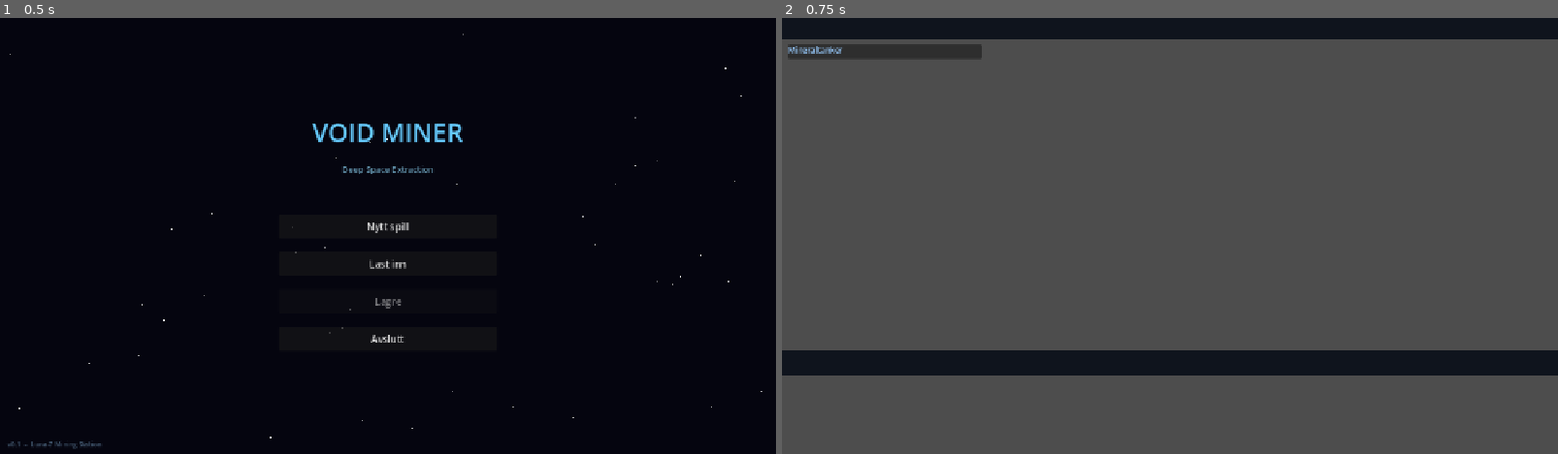
Above: before the commit, frames 1-2 (left to right).
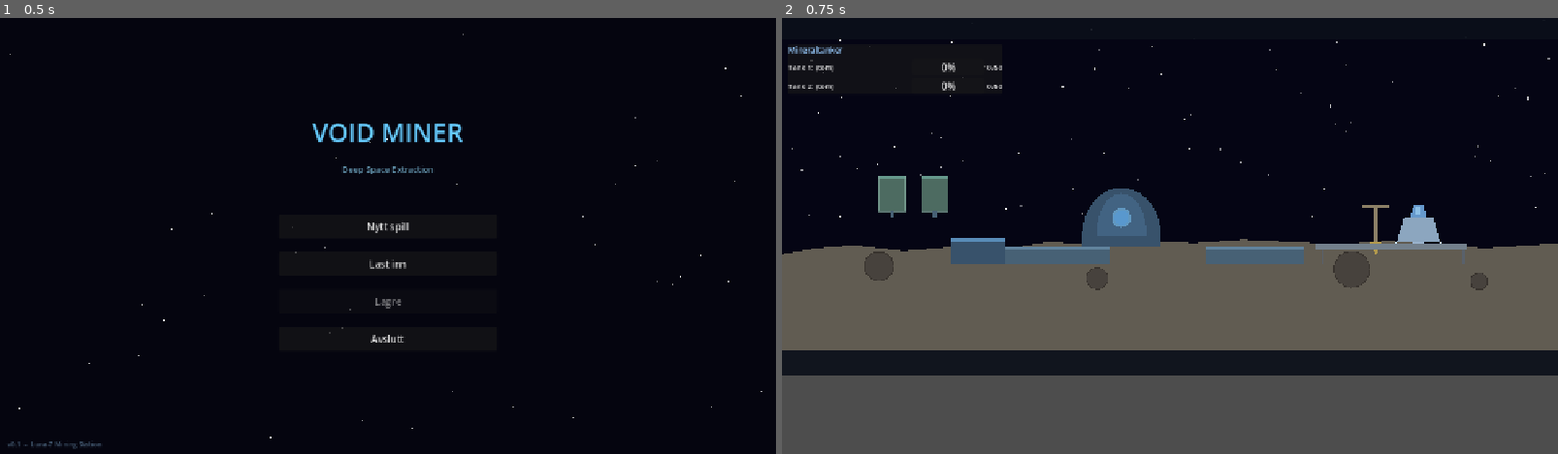
Above: after the commit, the same moments.

Repository: hansarne-lang/bruktbutikk
Game: Godot game, scene res://scenes/main_menu/MainMenu.tscn
Two runs of this game, one before a commit and one after it. Both use one fixed random seed, a clock stepped at 60 frames per second and the inputs below.
Inputs:
- Up to frame 1 (0.5 s): no input
- Up to frame 2 (0.75 s): click "Nytt spill" at 0.5 s

Frame 1 is identical in both runs. In frame 2, 49% of the frame differs, in the area x 0-100%, y 4-63%.
Error before the commit: Parse Error: Invalid argument for "draw_colored_polygon()" function: argument 2 should be "Color" but is "PackedColorArray". (res://scripts/base/Base.gd:228)

Commit message:
Fiks draw_colored_polygon: PackedColorArray -> Color

Diff:
--- a/scripts/base/Base.gd
+++ b/scripts/base/Base.gd
@@ -221,22 +221,22 @@
 	for i in steps + 1:
 		var angle := PI * float(i) / float(steps)
 		var pt    := Vector2(cx + cos(PI - angle) * w / 2,
-		                     base_y - 10 - sin(angle) * h)
+							 base_y - 10 - sin(angle) * h)
 		if i > 0:
 			draw_colored_polygon(
 				PackedVector2Array([Vector2(cx, base_y - 10), prev, pt]),
-				PackedColorArray([C_DOME]))
+				C_DOME)
 		prev = pt
 	# Kuppeloverlys (reflex)
 	prev = Vector2(cx - w * 0.32, base_y - 10)
 	for i in steps + 1:
 		var angle := PI * float(i) / float(steps)
 		var ptb   := Vector2(cx + cos(PI - angle) * w * 0.32,
-		                     base_y - 10 - sin(angle) * h * 0.88)
+							 base_y - 10 - sin(angle) * h * 0.88)
 		if i > 0:
 			draw_colored_polygon(
 				PackedVector2Array([Vector2(cx, base_y - 10), prev, ptb]),
-				PackedColorArray([Color(C_DOME_H.r, C_DOME_H.g, C_DOME_H.b, 0.30)]))
+				Color(C_DOME_H.r, C_DOME_H.g, C_DOME_H.b, 0.30))
 		prev = ptb
 	# Vindu i kupelen
 	draw_circle(Vector2(cx, base_y - h * 0.5), 16, Color(0.5, 0.8, 1.0, 0.5))
@@ -261,7 +261,7 @@
 			fill_col = Color.html(hex)
 			fill_col.a = 0.85
 		draw_rect(Rect2(x + 3, base_y - 3 - (th - 9) * fill,
-		               tw - 6, (th - 9) * fill), fill_col)
+					   tw - 6, (th - 9) * fill), fill_col)
 	# Ramme
 	draw_rect(Rect2(x, base_y - th, tw, th), Color(0.5, 0.65, 0.6, 0.7), false, 1.5)
 	# Roer ned
@@ -277,7 +277,7 @@
 			Vector2(x + 10, base_y),
 			Vector2(x, base_y + 22),
 		]),
-		PackedColorArray([Color(0.7, 0.6, 0.3)]))
+		Color(0.7, 0.6, 0.3))
 	# Support-arm
 	draw_rect(Rect2(x - 22, base_y - 62, 44, 6), C_DRILL)
 
@@ -290,7 +290,7 @@
 			Vector2(cx + 24, base_y),
 			Vector2(cx - 24, base_y),
 		]),
-		PackedColorArray([C_SHIP]))
+		C_SHIP)
 	# Cockpit
 	draw_colored_polygon(
 		PackedVector2Array([
@@ -299,7 +299,7 @@
 			Vector2(cx + 8,  base_y - 22),
 			Vector2(cx - 8,  base_y - 22),
 		]),
-		PackedColorArray([Color(0.4, 0.6, 0.8)]))
+		Color(0.4, 0.6, 0.8))
 	# Cockpit-refleks
 	draw_rect(Rect2(cx - 5, base_y - 18, 8, 12), Color(0.7, 0.9, 1.0, 0.5))
 	# Vingene
@@ -309,14 +309,14 @@
 			Vector2(cx - 58, base_y + 52),
 			Vector2(cx - 38, base_y + 52),
 		]),
-		PackedColorArray([C_SHIP_W]))
+		C_SHIP_W)
 	draw_colored_polygon(
 		PackedVector2Array([
 			Vector2(cx + 36, base_y + 40),
 			Vector2(cx + 58, base_y + 52),
 			Vector2(cx + 38, base_y + 52),
 		]),
-		PackedColorArray([C_SHIP_W]))
+		C_SHIP_W)
 	# Dyse-glow
 	draw_rect(Rect2(cx - 10, base_y + 40, 20, 6), Color(0.6, 0.7, 0.8))
 
--- a/scripts/travel/Travel.gd
+++ b/scripts/travel/Travel.gd
@@ -126,14 +126,14 @@
 		Vector2(cx + 60, cy),
 		Vector2(cx + 60, cy + 20),
 		Vector2(cx - 60, cy + 28),
-	]), PackedColorArray([C_HULL]))
+	]), C_HULL)
 
 	# Nese
 	draw_colored_polygon(PackedVector2Array([
 		Vector2(cx + 60, cy),
 		Vector2(cx + 60, cy + 20),
 		Vector2(cx + 90, cy + 10),
-	]), PackedColorArray([C_WING]))
+	]), C_WING)
 
 	# Oevrevinge
 	draw_colored_polygon(PackedVector2Array([
@@ -141,7 +141,7 @@
 		Vector2(cx + 20, cy),
 		Vector2(cx + 10, cy - 26),
 		Vector2(cx - 20, cy - 20),
-	]), PackedColorArray([C_WING]))
+	]), C_WING)
 
 	# Undervinge
 	draw_colored_polygon(PackedVector2Array([
@@ -149,7 +149,7 @@
 		Vector2(cx + 20, cy + 28),
 		Vector2(cx + 10, cy + 52),
 		Vector2(cx - 20, cy + 46),
-	]), PackedColorArray([C_WING]))
+	]), C_WING)
 
 	# Cockpit-vinduer
 	draw_rect(Rect2(cx + 30, cy + 4, 22, 12), C_WIN)
